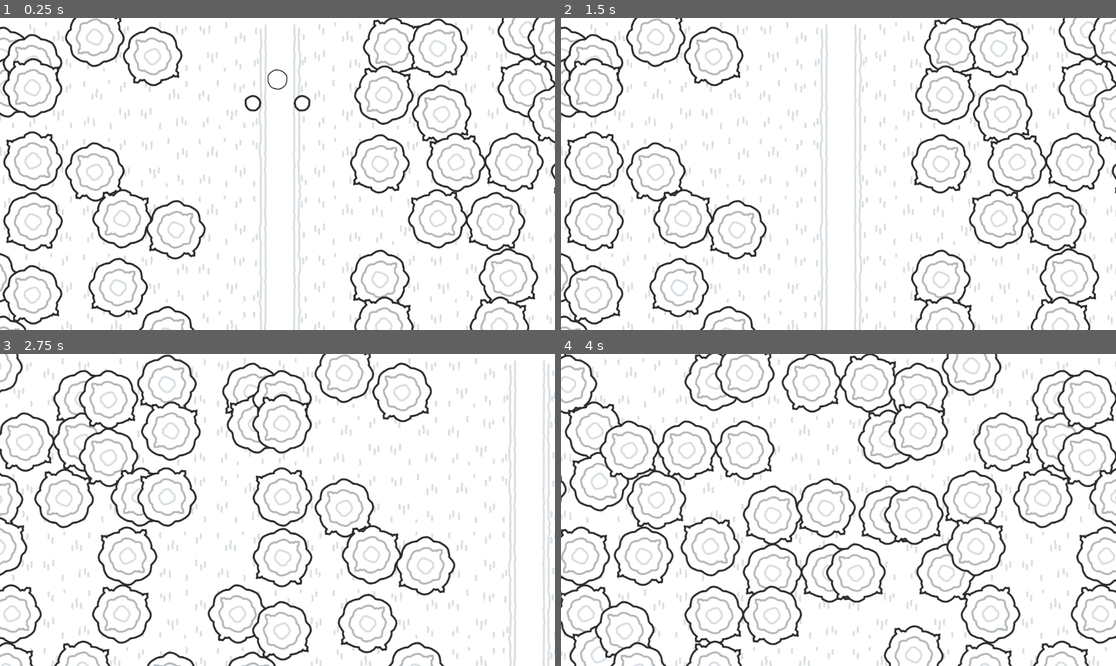
Above: before the commit, frames 1-4 (two rows, left to right).
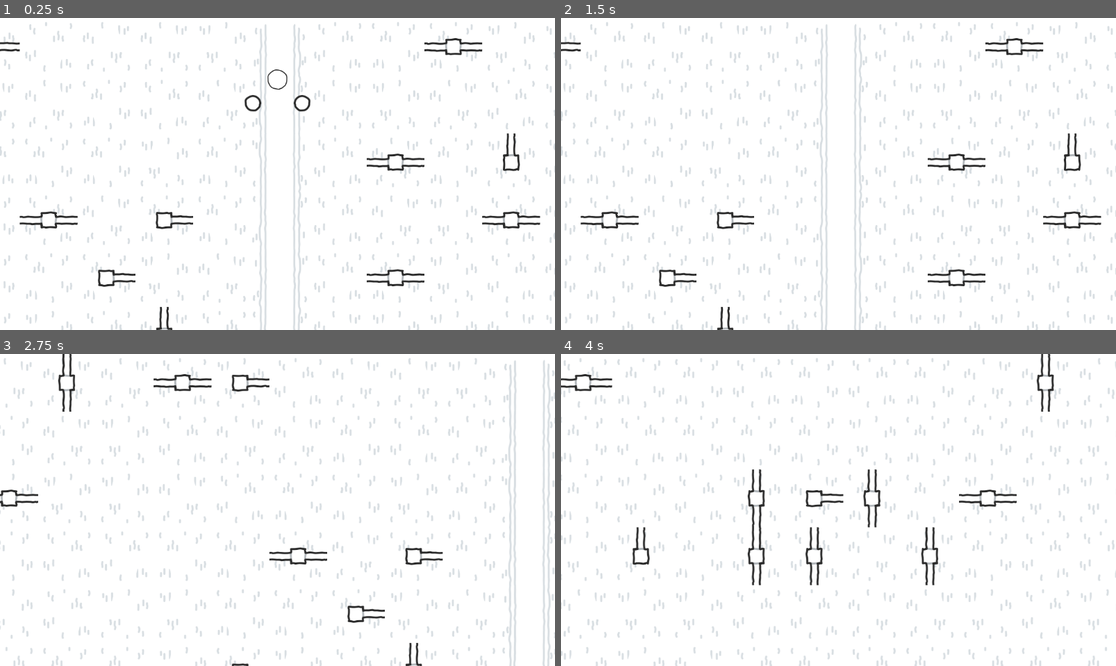
Above: after the commit, the same moments.

Repository: Josephblt/alchromist
Game: Godot game, scene res://scenes/game/Home.tscn
Two runs of this game, one before a commit and one after it. Both use one fixed random seed, a clock stepped at 60 frames per second and the inputs below. The project has no main scene, so this scene is started directly.
Inputs (mouse positions are in pixels of both pictures, inside the frame that each line leads up to):
- Up to frame 1 (0.25 s): no input
- Up to frame 2 (1.5 s): move the mouse to (810, 236) at 0.52 s; press the mouse at (810, 236) at 0.53 s; hold Up (Move Up) from 0.53 s (still down); tap Enter at 1.25 s; move the mouse to (1005, 220) at 1.27 s; release the mouse at (1005, 220) at 1.28 s; right-click (1005, 220) at 1.35 s
- Up to frame 3 (2.75 s): tap Space at 2 s; move the mouse to (111, 463) at 2.02 s; release Up (Move Up) at 2.03 s; press the mouse at (111, 463) at 2.03 s; hold Left (Move Left) from 2.03 s (still down)
- Up to frame 4 (4 s): move the mouse to (866, 510) at 2.77 s; release the mouse at (866, 510) at 2.78 s; right-click (866, 510) at 2.85 s; move the mouse to (755, 432) at 3.52 s; release Left (Move Left) at 3.53 s; press the mouse at (755, 432) at 3.53 s; hold Down (Move Down) from 3.53 s (still down)

The runs differ from the first frame. In frame 1, 14% of the frame differs, in the area x 0-100%, y 0-100%; in frame 2, 14%; in frame 3, 14%; in frame 4, 22%.

Commit message:
Adjustments to limits tile set tile order.

Diff:
--- a/scenes/level/limits.tres
+++ b/scenes/level/limits.tres
@@ -1,9 +1,106 @@
-[gd_resource type="TileSet" load_steps=9 format=3 uid="uid://fxbay1l25g6m"]
+[gd_resource type="TileSet" load_steps=7 format=3 uid="uid://fxbay1l25g6m"]
 
 [ext_resource type="Texture2D" uid="uid://regyvecg2p78" path="res://assets/sprites/level/limits/trees.svg" id="1_21get"]
 [ext_resource type="Texture2D" uid="uid://b2vfviesljk58" path="res://assets/sprites/level/limits/walls.svg" id="2_rm1m4"]
 [ext_resource type="Texture2D" uid="uid://2usxso8a4xh" path="res://assets/sprites/level/limits/fences.svg" id="3_kd4ik"]
-[ext_resource type="Texture2D" uid="uid://c7mmafc2xlcja" path="res://assets/sprites/level/limits/gates.svg" id="4_tyjb8"]
+
+[sub_resource type="TileSetAtlasSource" id="TileSetAtlasSource_tyjb8"]
+resource_name = "Fences"
+texture = ExtResource("3_kd4ik")
+texture_region_size = Vector2i(120, 120)
+0:0/next_alternative_id = 8
+0:0/0 = 0
+0:0/0/terrain_set = 0
+0:0/0/terrain = 0
+0:0/0/physics_layer_0/polygon_0/points = PackedVector2Array(8.57143, -60, 8.57143, -17.1429, 17.1429, -17.1429, 17.1429, 17.1429, -17.1429, 17.1429, -17.1429, -17.1429, -8.57143, -17.1429, -8.57143, -60)
+0:0/0/terrains_peering_bit/top_side = 0
+1:0/0 = 0
+1:0/0/terrain_set = 0
+1:0/0/terrain = 0
+1:0/0/physics_layer_0/polygon_0/points = PackedVector2Array(8.57143, -60, 8.57143, -17.1429, 17.1429, -17.1429, 17.1429, 17.1429, 8.57143, 17.1429, 8.57143, 60, -8.57143, 60, -8.57143, 17.1429, -17.1429, 17.1429, -17.1429, -17.1429, -8.57143, -17.1429, -8.57143, -60)
+1:0/0/terrains_peering_bit/bottom_side = 0
+1:0/0/terrains_peering_bit/top_side = 0
+2:0/0 = 0
+2:0/0/terrain_set = 0
+2:0/0/terrain = 0
+2:0/0/physics_layer_0/polygon_0/points = PackedVector2Array(60, 8.57143, 17.1429, 8.57143, 17.1429, 17.1429, -17.1429, 17.1429, -17.1429, -17.1429, -8.57143, -17.1429, -8.57143, -60, 8.57143, -60, 8.57143, -17.1429, 17.1429, -17.1429, 17.1429, -8.57143, 60, -8.57143)
+2:0/0/terrains_peering_bit/right_side = 0
+2:0/0/terrains_peering_bit/top_side = 0
+3:0/0 = 0
+3:0/0/terrain_set = 0
+3:0/0/terrain = 0
+3:0/0/physics_layer_0/polygon_0/points = PackedVector2Array(60, 8.57143, 17.1429, 8.57143, 17.1429, 17.1429, 8.57143, 17.1429, 8.57143, 60, -8.57143, 60, -8.57143, 17.1429, -17.1429, 17.1429, -17.1429, -17.1429, -8.57143, -17.1429, -8.57143, -60, 8.57143, -60, 8.57143, -17.1429, 17.1429, -17.1429, 17.1429, -8.57143, 60, -8.57143)
+3:0/0/terrains_peering_bit/right_side = 0
+3:0/0/terrains_peering_bit/bottom_side = 0
+3:0/0/terrains_peering_bit/top_side = 0
+4:0/0 = 0
+4:0/0/terrain_set = 0
+4:0/0/terrain = 0
+4:0/0/physics_layer_0/polygon_0/points = PackedVector2Array(8.57143, -60, 8.57143, -17.1429, 17.1429, -17.1429, 17.1429, -8.57143, 60, -8.57143, 60, 8.57143, 17.1429, 8.57143, 17.1429, 17.1429, 8.57143, 17.1429, 8.57143, 60, -8.57143, 60, -8.39713, 17.1429, -17.1429, 17.1429, -17.1429, 8.57143, -60, 8.57143, -60, -8.57143, -17.1429, -8.57143, -17.1429, -17.1429, -8.57143, -17.1429, -8.57143, -60)
+4:0/0/terrains_peering_bit/right_side = 0
+4:0/0/terrains_peering_bit/bottom_side = 0
+4:0/0/terrains_peering_bit/left_side = 0
+4:0/0/terrains_peering_bit/top_side = 0
+0:1/0 = 0
+0:1/0/terrain_set = 0
+0:1/0/terrain = 0
+0:1/0/physics_layer_0/polygon_0/points = PackedVector2Array(60, 8.57143, 17.1429, 8.57143, 17.1429, 17.1429, -17.1429, 17.1429, -17.1429, -17.1429, 17.1429, -17.1429, 17.1429, -8.57143, 60, -8.57143)
+0:1/0/terrains_peering_bit/right_side = 0
+1:1/0 = 0
+1:1/0/terrain_set = 0
+1:1/0/terrain = 0
+1:1/0/physics_layer_0/polygon_0/points = PackedVector2Array(60, 8.57143, 17.1429, 8.57143, 17.1429, 17.1429, -17.1429, 17.1429, -17.1429, 8.57143, -60, 8.57143, -60, -8.57143, -17.1429, -8.57143, -17.1429, -17.1429, 17.1429, -17.1429, 17.1429, -8.57143, 60, -8.57143)
+1:1/0/terrains_peering_bit/right_side = 0
+1:1/0/terrains_peering_bit/left_side = 0
+2:1/0 = 0
+2:1/0/terrain_set = 0
+2:1/0/terrain = 0
+2:1/0/physics_layer_0/polygon_0/points = PackedVector2Array(-8.57143, 60, -8.57143, 17.1429, -17.1429, 17.1429, -17.1429, -17.1429, 17.1429, -17.1429, 17.1429, -8.57143, 60, -8.57143, 60, 8.57143, 17.1429, 8.57143, 17.1429, 17.1429, 8.57143, 17.1429, 8.57143, 60)
+2:1/0/terrains_peering_bit/right_side = 0
+2:1/0/terrains_peering_bit/bottom_side = 0
+3:1/0 = 0
+3:1/0/terrain_set = 0
+3:1/0/terrain = 0
+3:1/0/physics_layer_0/polygon_0/points = PackedVector2Array(-8.57143, 60, -8.57143, 17.1429, -17.1429, 17.1429, -17.1429, 8.57143, -60, 8.57143, -60, -8.57143, -17.1429, -8.57143, -17.1429, -17.1429, 17.1429, -17.1429, 17.1429, -8.57143, 60, -8.57143, 60, 8.57143, 17.1429, 8.57143, 17.1429, 17.1429, 8.57143, 17.1429, 8.57143, 60)
+3:1/0/terrains_peering_bit/right_side = 0
+3:1/0/terrains_peering_bit/bottom_side = 0
+3:1/0/terrains_peering_bit/left_side = 0
+0:2/0 = 0
+0:2/0/terrain_set = 0
+0:2/0/terrain = 0
+0:2/0/physics_layer_0/polygon_0/points = PackedVector2Array(-8.57143, 60, -8.57143, 17.1429, -17.1429, 17.1429, -17.1429, -17.1429, 17.1429, -17.1429, 17.1429, 17.1429, 8.57143, 17.1429, 8.57143, 60)
+0:2/0/terrains_peering_bit/bottom_side = 0
+2:2/0 = 0
+2:2/0/terrain_set = 0
+2:2/0/terrain = 0
+2:2/0/physics_layer_0/polygon_0/points = PackedVector2Array(-60, -8.57143, -17.1429, -8.57143, -17.1429, -17.1429, 17.1429, -17.1429, 17.1429, 17.1429, 8.57143, 17.1429, 8.57143, 60, -8.57143, 60, -8.57143, 17.1429, -17.1429, 17.1429, -17.1429, 8.57143, -60, 8.57143)
+2:2/0/terrains_peering_bit/bottom_side = 0
+2:2/0/terrains_peering_bit/left_side = 0
+3:2/0 = 0
+3:2/0/terrain_set = 0
+3:2/0/terrain = 0
+3:2/0/physics_layer_0/polygon_0/points = PackedVector2Array(-60, -8.57143, -17.1429, -8.57143, -17.1429, -17.1429, -8.57143, -17.1429, -8.57143, -60, 8.57143, -60, 8.57143, -17.1429, 17.1429, -17.1429, 17.1429, 17.1429, 8.57143, 17.1429, 8.57143, 60, -8.57143, 60, -8.57143, 17.1429, -17.1429, 17.1429, -17.1429, 8.57143, -60, 8.57143)
+3:2/0/terrains_peering_bit/bottom_side = 0
+3:2/0/terrains_peering_bit/left_side = 0
+3:2/0/terrains_peering_bit/top_side = 0
+0:3/0 = 0
+0:3/0/terrain_set = 0
+0:3/0/terrain = 0
+0:3/0/physics_layer_0/polygon_0/points = PackedVector2Array(-60, -8.57143, -17.1429, -8.57143, -17.1429, -17.1429, 17.1429, -17.1429, 17.1429, 17.1429, -17.1429, 17.1429, -17.1429, 8.57143, -60, 8.57143)
+0:3/0/terrains_peering_bit/left_side = 0
+2:3/0 = 0
+2:3/0/terrain_set = 0
+2:3/0/terrain = 0
+2:3/0/physics_layer_0/polygon_0/points = PackedVector2Array(8.57143, -60, 8.57143, -17.1429, 17.1429, -17.1429, 17.1429, 17.1429, -17.1429, 17.1429, -17.1429, 8.57143, -60, 8.57143, -60, -8.57143, -17.1429, -8.57143, -17.1429, -17.1429, -8.57143, -17.1429, -8.57143, -60)
+2:3/0/terrains_peering_bit/left_side = 0
+2:3/0/terrains_peering_bit/top_side = 0
+3:3/0 = 0
+3:3/0/terrain_set = 0
+3:3/0/terrain = 0
+3:3/0/physics_layer_0/polygon_0/points = PackedVector2Array(8.57143, -60, 8.57143, -17.1429, 17.1429, -17.1429, 17.1429, -8.57143, 60, -8.57143, 60, 8.57143, 17.1429, 8.57143, 17.1429, 17.1429, -17.1429, 17.1429, -17.1429, 8.57143, -60, 8.57143, -60, -8.57143, -17.1429, -8.57143, -17.1429, -17.1429, -8.57143, -17.1429, -8.57143, -60)
+3:3/0/terrains_peering_bit/right_side = 0
+3:3/0/terrains_peering_bit/left_side = 0
+3:3/0/terrains_peering_bit/top_side = 0
 
 [sub_resource type="TileSetAtlasSource" id="TileSetAtlasSource_rm1m4"]
 resource_name = "Trees"
@@ -11,103 +108,87 @@
 texture_region_size = Vector2i(256, 256)
 0:0/next_alternative_id = 8
 0:0/0 = 0
-0:0/0/z_index = 5
 0:0/0/terrain_set = 0
-0:0/0/terrain = 0
+0:0/0/terrain = 2
 0:0/0/physics_layer_0/polygon_0/points = PackedVector2Array(-48, 39, -48, 33, -42, 27, -45, 24, -45, 15, -48, 9, -54, 0 …(287 unchanged characters)…
 0:0/1 = 1
 0:0/1/flip_h = true
-0:0/1/z_index = 5
 0:0/1/terrain_set = 0
-0:0/1/terrain = 0
+0:0/1/terrain = 2
 0:0/1/physics_layer_0/polygon_0/points = PackedVector2Array(48, 39, 48, 33, 42, 27, 45, 24, 45, 15, 48, 9, 54, 0, 54, - …(285 unchanged characters)…
 0:0/2 = 2
 0:0/2/flip_v = true
-0:0/2/z_index = 5
 0:0/2/terrain_set = 0
-0:0/2/terrain = 0
+0:0/2/terrain = 2
 0:0/2/physics_layer_0/polygon_0/points = PackedVector2Array(-48, -39, -48, -33, -42, -27, -45, -24, -45, -15, -48, -9,  …(294 unchanged characters)…
 0:0/3 = 3
 0:0/3/flip_h = true
 0:0/3/flip_v = true
-0:0/3/z_index = 5
 0:0/3/terrain_set = 0
-0:0/3/terrain = 0
+0:0/3/terrain = 2
 0:0/3/physics_layer_0/polygon_0/points = PackedVector2Array(48, -39, 48, -33, 42, -27, 45, -24, 45, -15, 48, -9, 54, 0, …(292 unchanged characters)…
 1:0/next_alternative_id = 8
 1:0/0 = 0
-1:0/0/z_index = 5
 1:0/0/terrain_set = 0
-1:0/0/terrain = 0
+1:0/0/terrain = 2
 1:0/0/physics_layer_0/polygon_0/points = PackedVector2Array(-21, 75, -21, 69, -15, 63, -18, 60, -18, 51, -21, 45, -27,  …(274 unchanged characters)…
 1:0/1 = 1
 1:0/1/flip_h = true
-1:0/1/z_index = 5
 1:0/1/terrain_set = 0
-1:0/1/terrain = 0
+1:0/1/terrain = 2
 1:0/1/physics_layer_0/polygon_0/points = PackedVector2Array(21, 75, 21, 69, 15, 63, 18, 60, 18, 51, 21, 45, 27, 36, 27, …(286 unchanged characters)…
 1:0/2 = 2
 1:0/2/flip_v = true
-1:0/2/z_index = 5
 1:0/2/terrain_set = 0
-1:0/2/terrain = 0
+1:0/2/terrain = 2
 1:0/2/physics_layer_0/polygon_0/points = PackedVector2Array(-21, -75, -21, -69, -15, -63, -18, -60, -18, -51, -21, -45, …(295 unchanged characters)…
 1:0/3 = 3
 1:0/3/flip_h = true
 1:0/3/flip_v = true
-1:0/3/z_index = 5
 1:0/3/terrain_set = 0
-1:0/3/terrain = 0
+1:0/3/terrain = 2
 1:0/3/physics_layer_0/polygon_0/points = PackedVector2Array(21, -75, 21, -69, 15, -63, 18, -60, 18, -51, 21, -45, 27, - …(307 unchanged characters)…
 0:1/next_alternative_id = 4
 0:1/0 = 0
-0:1/0/z_index = 5
 0:1/0/terrain_set = 0
-0:1/0/terrain = 0
+0:1/0/terrain = 2
 0:1/0/physics_layer_0/polygon_0/points = PackedVector2Array(-30, 60, -30, 54, -24, 48, -27, 45, -27, 36, -30, 30, -36,  …(279 unchanged characters)…
 0:1/1 = 1
 0:1/1/flip_h = true
-0:1/1/z_index = 5
 0:1/1/terrain_set = 0
-0:1/1/terrain = 0
+0:1/1/terrain = 2
 0:1/1/physics_layer_0/polygon_0/points = PackedVector2Array(30, 60, 30, 54, 24, 48, 27, 45, 27, 36, 30, 30, 36, 21, 36, …(287 unchanged characters)…
 0:1/2 = 2
 0:1/2/flip_v = true
-0:1/2/z_index = 5
 0:1/2/terrain_set = 0
-0:1/2/terrain = 0
+0:1/2/terrain = 2
 0:1/2/physics_layer_0/polygon_0/points = PackedVector2Array(-30, -60, -30, -54, -24, -48, -27, -45, -27, -36, -30, -30, …(293 unchanged characters)…
 0:1/3 = 3
 0:1/3/flip_h = true
 0:1/3/flip_v = true
-0:1/3/z_index = 5
 0:1/3/terrain_set = 0
-0:1/3/terrain = 0
+0:1/3/terrain = 2
 0:1/3/physics_layer_0/polygon_0/points = PackedVector2Array(30, -60, 30, -54, 24, -48, 27, -45, 27, -36, 30, -30, 36, - …(301 unchanged characters)…
 1:1/next_alternative_id = 4
 1:1/0 = 0
-1:1/0/z_index = 5
 1:1/0/terrain_set = 0
-1:1/0/terrain = 0
+1:1/0/terrain = 2
 1:1/0/physics_layer_0/polygon_0/points = PackedVector2Array(-87, 43, -87, 37, -81, 31, -84, 28, -84, 19, -87, 13, -93,  …(297 unchanged characters)…
 1:1/1 = 1
 1:1/1/flip_h = true
-1:1/1/z_index = 5
 1:1/1/terrain_set = 0
-1:1/1/terrain = 0
+1:1/1/terrain = 2
 1:1/1/physics_layer_0/polygon_0/points = PackedVector2Array(87, 43, 87, 37, 81, 31, 84, 28, 84, 19, 87, 13, 93, 4, 93,  …(277 unchanged characters)…
 1:1/2 = 2
 1:1/2/flip_v = true
-1:1/2/z_index = 5
 1:1/2/terrain_set = 0
-1:1/2/terrain = 0
+1:1/2/terrain = 2
 1:1/2/physics_layer_0/polygon_0/points = PackedVector2Array(-87, -43, -87, -37, -81, -31, -84, -28, -84, -19, -87, -13, …(305 unchanged characters)…
 1:1/3 = 3
 1:1/3/flip_h = true
 1:1/3/flip_v = true
-1:1/3/z_index = 5
 1:1/3/terrain_set = 0
-1:1/3/terrain = 0
+1:1/3/terrain = 2
 1:1/3/physics_layer_0/polygon_0/points = PackedVector2Array(87, -43, 87, -37, 81, -31, 84, -28, 84, -19, 87, -13, 93, - …(285 unchanged characters)…
 
 [sub_resource type="TileSetAtlasSource" id="TileSetAtlasSource_kd4ik"]
@@ -115,212 +196,65 @@
 texture = ExtResource("2_rm1m4")
 texture_region_size = Vector2i(128, 128)
 0:0/0 = 0
-0:0/0/z_index = 5
 0:0/0/terrain_set = 0
 0:0/0/terrain = 1
 0:0/0/physics_layer_0/polygon_0/points = PackedVector2Array(-60, 60, -60, -60, 60, -60, 60, -18, -18, -18, -18, 60)
 1:0/0 = 0
-1:0/0/z_index = 5
 1:0/0/terrain_set = 0
 1:0/0/terrain = 1
 1:0/0/physics_layer_0/polygon_0/points = PackedVector2Array(-60, -60, 60, -60, 60, -18, -60, -18)
 2:0/0 = 0
-2:0/0/z_index = 5
 2:0/0/terrain_set = 0
 2:0/0/terrain = 1
 2:0/0/physics_layer_0/polygon_0/points = PackedVector2Array(-60, -21, -60, -60, -21, -60, -21.119, -38.7919, -38.9422, -21)
 0:1/0 = 0
-0:1/0/z_index = 5
 0:1/0/terrain_set = 0
 0:1/0/terrain = 1
 0:1/0/physics_layer_0/polygon_0/points = PackedVector2Array(-60, -60, 60, -60, 60, 60, 18, 60, 18, -18, -60, -18)
 1:1/0 = 0
-1:1/0/z_index = 5
 1:1/0/terrain_set = 0
 1:1/0/terrain = 1
 1:1/0/physics_layer_0/polygon_0/points = PackedVector2Array(60, -60, 60, 60, 18, 60, 18, -60)
 2:1/0 = 0
-2:1/0/z_index = 5
 2:1/0/terrain_set = 0
 2:1/0/terrain = 1
 2:1/0/physics_layer_0/polygon_0/points = PackedVector2Array(21, -60, 60, -60, 60, -21, 38.7919, -21.119, 21, -38.9422)
 0:2/0 = 0
-0:2/0/z_index = 5
 0:2/0/terrain_set = 0
 0:2/0/terrain = 1
 0:2/0/physics_layer_0/polygon_0/points = PackedVector2Array(60, -60, 60, 60, -60, 60, -60, 18, 18, 18, 18, -60)
 1:2/0 = 0
-1:2/0/z_index = 5
 1:2/0/terrain_set = 0
 1:2/0/terrain = 1
 1:2/0/physics_layer_0/polygon_0/points = PackedVector2Array(60, 60, -60, 60, -60, 18, 60, 18)
 2:2/0 = 0
-2:2/0/z_index = 5
 2:2/0/terrain_set = 0
 2:2/0/terrain = 1
 2:2/0/physics_layer_0/polygon_0/points = PackedVector2Array(60, 21, 60, 60, 21, 60, 21.119, 38.7919, 38.9422, 21)
 0:3/0 = 0
-0:3/0/z_index = 5
 0:3/0/terrain_set = 0
 0:3/0/terrain = 1
 0:3/0/physics_layer_0/polygon_0/points = PackedVector2Array(60, 60, -60, 60, -60, -60, -18, -60, -18, 18, 60, 18)
 1:3/0 = 0
-1:3/0/z_index = 5
 1:3/0/terrain_set = 0
 1:3/0/terrain = 1
 1:3/0/physics_layer_0/polygon_0/points = PackedVector2Array(-60, 60, -60, -60, -18, -60, -18, 60)
 2:3/0 = 0
-2:3/0/z_index = 5
 2:3/0/terrain_set = 0
 2:3/0/terrain = 1
 2:3/0/physics_layer_0/polygon_0/points = PackedVector2Array(-21, 60, -60, 60, -60, 21, -38.7919, 21.119, -21, 38.9422)
-
-[sub_resource type="TileSetAtlasSource" id="TileSetAtlasSource_tyjb8"]
-resource_name = "Fences"
-texture = ExtResource("3_kd4ik")
-texture_region_size = Vector2i(120, 120)
-0:0/next_alternative_id = 8
-0:0/0 = 0
-0:0/0/z_index = 5
-0:0/0/terrain_set = 0
-0:0/0/terrain = 2
-0:0/0/physics_layer_0/polygon_0/points = PackedVector2Array(8.57143, -60, 8.57143, -17.1429, 17.1429, -17.1429, 17.1429, 17.1429, -17.1429, 17.1429, -17.1429, -17.1429, -8.57143, -17.1429, -8.57143, -60)
-0:0/0/terrains_peering_bit/top_side = 2
-1:0/0 = 0
-1:0/0/z_index = 5
-1:0/0/terrain_set = 0
-1:0/0/terrain = 2
-1:0/0/physics_layer_0/polygon_0/points = PackedVector2Array(8.57143, -60, 8.57143, -17.1429, 17.1429, -17.1429, 17.1429, 17.1429, 8.57143, 17.1429, 8.57143, 60, -8.57143, 60, -8.57143, 17.1429, -17.1429, 17.1429, -17.1429, -17.1429, -8.57143, -17.1429, -8.57143, -60)
-1:0/0/terrains_peering_bit/bottom_side = 2
-1:0/0/terrains_peering_bit/top_side = 2
-2:0/0 = 0
-2:0/0/z_index = 5
-2:0/0/terrain_set = 0
-2:0/0/terrain = 2
-2:0/0/physics_layer_0/polygon_0/points = PackedVector2Array(60, 8.57143, 17.1429, 8.57143, 17.1429, 17.1429, -17.1429, 17.1429, -17.1429, -17.1429, -8.57143, -17.1429, -8.57143, -60, 8.57143, -60, 8.57143, -17.1429, 17.1429, -17.1429, 17.1429, -8.57143, 60, -8.57143)
-2:0/0/terrains_peering_bit/right_side = 2
-2:0/0/terrains_peering_bit/top_side = 2
-3:0/0 = 0
-3:0/0/z_index = 5
-3:0/0/terrain_set = 0
-3:0/0/terrain = 2
-3:0/0/physics_layer_0/polygon_0/points = PackedVector2Array(60, 8.57143, 17.1429, 8.57143, 17.1429, 17.1429, 8.57143, 17.1429, 8.57143, 60, -8.57143, 60, -8.57143, 17.1429, -17.1429, 17.1429, -17.1429, -17.1429, -8.57143, -17.1429, -8.57143, -60, 8.57143, -60, 8.57143, -17.1429, 17.1429, -17.1429, 17.1429, -8.57143, 60, -8.57143)
-3:0/0/terrains_peering_bit/right_side = 2
-3:0/0/terrains_peering_bit/bottom_side = 2
-3:0/0/terrains_peering_bit/top_side = 2
-4:0/0 = 0
-4:0/0/z_index = 5
-4:0/0/terrain_set = 0
-4:0/0/terrain = 2
-4:0/0/physics_layer_0/polygon_0/points = PackedVector2Array(8.57143, -60, 8.57143, -17.1429, 17.1429, -17.1429, 17.1429, -8.57143, 60, -8.57143, 60, 8.57143, 17.1429, 8.57143, 17.1429, 17.1429, 8.57143, 17.1429, 8.57143, 60, -8.57143, 60, -8.39713, 17.1429, -17.1429, 17.1429, -17.1429, 8.57143, -60, 8.57143, -60, -8.57143, -17.1429, -8.57143, -17.1429, -17.1429, -8.57143, -17.1429, -8.57143, -60)
-4:0/0/terrains_peering_bit/right_side = 2
-4:0/0/terrains_peering_bit/bottom_side = 2
-4:0/0/terrains_peering_bit/left_side = 2
-4:0/0/terrains_peering_bit/top_side = 2
-0:1/0 = 0
-0:1/0/z_index = 5
-0:1/0/terrain_set = 0
-0:1/0/terrain = 2
-0:1/0/physics_layer_0/polygon_0/points = PackedVector2Array(60, 8.57143, 17.1429, 8.57143, 17.1429, 17.1429, -17.1429, 17.1429, -17.1429, -17.1429, 17.1429, -17.1429, 17.1429, -8.57143, 60, -8.57143)
-0:1/0/terrains_peering_bit/right_side = 2
-1:1/0 = 0
-1:1/0/z_index = 5
-1:1/0/terrain_set = 0
-1:1/0/terrain = 2
-1:1/0/physics_layer_0/polygon_0/points = PackedVector2Array(60, 8.57143, 17.1429, 8.57143, 17.1429, 17.1429, -17.1429, 17.1429, -17.1429, 8.57143, -60, 8.57143, -60, -8.57143, -17.1429, -8.57143, -17.1429, -17.1429, 17.1429, -17.1429, 17.1429, -8.57143, 60, -8.57143)
-1:1/0/terrains_peering_bit/right_side = 2
-1:1/0/terrains_peering_bit/left_side = 2
-2:1/0 = 0
-2:1/0/z_index = 5
-2:1/0/terrain_set = 0
-2:1/0/terrain = 2
-2:1/0/physics_layer_0/polygon_0/points = PackedVector2Array(-8.57143, 60, -8.57143, 17.1429, -17.1429, 17.1429, -17.1429, -17.1429, 17.1429, -17.1429, 17.1429, -8.57143, 60, -8.57143, 60, 8.57143, 17.1429, 8.57143, 17.1429, 17.1429, 8.57143, 17.1429, 8.57143, 60)
-2:1/0/terrains_peering_bit/right_side = 2
-2:1/0/terrains_peering_bit/bottom_side = 2
-3:1/0 = 0
-3:1/0/z_index = 5
-3:1/0/terrain_set = 0
-3:1/0/terrain = 2
-3:1/0/physics_layer_0/polygon_0/points = PackedVector2Array(-8.57143, 60, -8.57143, 17.1429, -17.1429, 17.1429, -17.1429, 8.57143, -60, 8.57143, -60, -8.57143, -17.1429, -8.57143, -17.1429, -17.1429, 17.1429, -17.1429, 17.1429, -8.57143, 60, -8.57143, 60, 8.57143, 17.1429, 8.57143, 17.1429, 17.1429, 8.57143, 17.1429, 8.57143, 60)
-3:1/0/terrains_peering_bit/right_side = 2
-3:1/0/terrains_peering_bit/bottom_side = 2
-3:1/0/terrains_peering_bit/left_side = 2
-0:2/0 = 0
-0:2/0/z_index = 5
-0:2/0/terrain_set = 0
-0:2/0/terrain = 2
-0:2/0/physics_layer_0/polygon_0/points = PackedVector2Array(-8.57143, 60, -8.57143, 17.1429, -17.1429, 17.1429, -17.1429, -17.1429, 17.1429, -17.1429, 17.1429, 17.1429, 8.57143, 17.1429, 8.57143, 60)
-0:2/0/terrains_peering_bit/bottom_side = 2
-2:2/0 = 0
-2:2/0/z_index = 5
-2:2/0/terrain_set = 0
-2:2/0/terrain = 2
-2:2/0/physics_layer_0/polygon_0/points = PackedVector2Array(-60, -8.57143, -17.1429, -8.57143, -17.1429, -17.1429, 17.1429, -17.1429, 17.1429, 17.1429, 8.57143, 17.1429, 8.57143, 60, -8.57143, 60, -8.57143, 17.1429, -17.1429, 17.1429, -17.1429, 8.57143, -60, 8.57143)
-2:2/0/terrains_peering_bit/bottom_side = 2
-2:2/0/terrains_peering_bit/left_side = 2
-3:2/0 = 0
-3:2/0/z_index = 5
-3:2/0/terrain_set = 0
-3:2/0/terrain = 2
-3:2/0/physics_layer_0/polygon_0/points = PackedVector2Array(-60, -8.57143, -17.1429, -8.57143, -17.1429, -17.1429, -8.57143, -17.1429, -8.57143, -60, 8.57143, -60, 8.57143, -17.1429, 17.1429, -17.1429, 17.1429, 17.1429, 8.57143, 17.1429, 8.57143, 60, -8.57143, 60, -8.57143, 17.1429, -17.1429, 17.1429, -17.1429, 8.57143, -60, 8.57143)
-3:2/0/terrains_peering_bit/bottom_side = 2
-3:2/0/terrains_peering_bit/left_side = 2
-3:2/0/terrains_peering_bit/top_side = 2
-0:3/0 = 0
-0:3/0/z_index = 5
-0:3/0/terrain_set = 0
-0:3/0/terrain = 2
-0:3/0/physics_layer_0/polygon_0/points = PackedVector2Array(-60, -8.57143, -17.1429, -8.57143, -17.1429, -17.1429, 17.1429, -17.1429, 17.1429, 17.1429, -17.1429, 17.1429, -17.1429, 8.57143, -60, 8.57143)
-0:3/0/terrains_peering_bit/left_side = 2
-2:3/0 = 0
-2:3/0/z_index = 5
-2:3/0/terrain_set = 0
-2:3/0/terrain = 2
-2:3/0/physics_layer_0/polygon_0/points = PackedVector2Array(8.57143, -60, 8.57143, -17.1429, 17.1429, -17.1429, 17.1429, 17.1429, -17.1429, 17.1429, -17.1429, 8.57143, -60, 8.57143, -60, -8.57143, -17.1429, -8.57143, -17.1429, -17.1429, -8.57143, -17.1429, -8.57143, -60)
-2:3/0/terrains_peering_bit/left_side = 2
-2:3/0/terrains_peering_bit/top_side = 2
-3:3/0 = 0
-3:3/0/z_index = 5
-3:3/0/terrain_set = 0
-3:3/0/terrain = 2
-3:3/0/physics_layer_0/polygon_0/points = PackedVector2Array(8.57143, -60, 8.57143, -17.1429, 17.1429, -17.1429, 17.1429, -8.57143, 60, -8.57143, 60, 8.57143, 17.1429, 8.57143, 17.1429, 17.1429, -17.1429, 17.1429, -17.1429, 8.57143, -60, 8.57143, -60, -8.57143, -17.1429, -8.57143, -17.1429, -17.1429, -8.57143, -17.1429, -8.57143, -60)
-3:3/0/terrains_peering_bit/right_side = 2
-3:3/0/terrains_peering_bit/left_side = 2
-3:3/0/terrains_peering_bit/top_side = 2
-
-[sub_resource type="TileSetAtlasSource" id="TileSetAtlasSource_ked8j"]
-resource_name = "Gates"
-texture = ExtResource("4_tyjb8")
-texture_region_size = Vector2i(120, 120)
-0:0/size_in_atlas = Vector2i(3, 3)
-0:0/animation_columns = 11
-0:0/animation_speed = 4.0
-0:0/animation_frame_0/duration = 2.0
-0:0/animation_frame_1/duration = 0.1
-0:0/animation_frame_2/duration = 0.1
-0:0/animation_frame_3/duration = 0.1
-0:0/animation_frame_4/duration = 0.1
-0:0/animation_frame_5/duration = 2.0
-0:0/animation_frame_6/duration = 0.1
-0:0/animation_frame_7/duration = 0.1
-0:0/animation_frame_8/duration = 0.1
-0:0/animation_frame_9/duration = 0.1
-0:0/animation_frame_10/duration = 2.0
-0:0/0 = 0
-0:0/0/z_index = 5
 
 [resource]
 tile_size = Vector2i(120, 120)
 physics_layer_0/collision_layer = 4
 physics_layer_0/collision_mask = 3
 terrain_set_0/mode = 2
-terrain_set_0/terrain_0/name = "Trees"
-terrain_set_0/terrain_0/color = Color(0.5, 0.34375, 0.25, 1)
+terrain_set_0/terrain_0/name = "Fences"
+terrain_set_0/terrain_0/color = Color(0.46875, 0.5, 0.25, 1)
 terrain_set_0/terrain_1/name = "Walls"
-terrain_set_0/terrain_1/color = Color(0.5, 0.5, 0.5, 1)
-terrain_set_0/terrain_2/name = "Fences"
-terrain_set_0/terrain_2/color = Color(0.46875, 0.5, 0.25, 1)
-sources/0 = SubResource("TileSetAtlasSource_rm1m4")
-sources/1 = SubResource("TileSetAtlasSource_kd4ik")
-sources/2 = SubResource("TileSetAtlasSource_tyjb8")
-sources/4 = SubResource("TileSetAtlasSource_ked8j")
+terrain_set_0/terrain_1/color = Color(0.0627451, 0.0627451, 0.0627451, 1)
+terrain_set_0/terrain_2/name = "Trees"
+terrain_set_0/terrain_2/color = Color(0.5, 0.34375, 0.25, 1)
+sources/2 = SubResource("TileSetAtlasSource_kd4ik")
+sources/1 = SubResource("TileSetAtlasSource_rm1m4")
+sources/0 = SubResource("TileSetAtlasSource_tyjb8")
